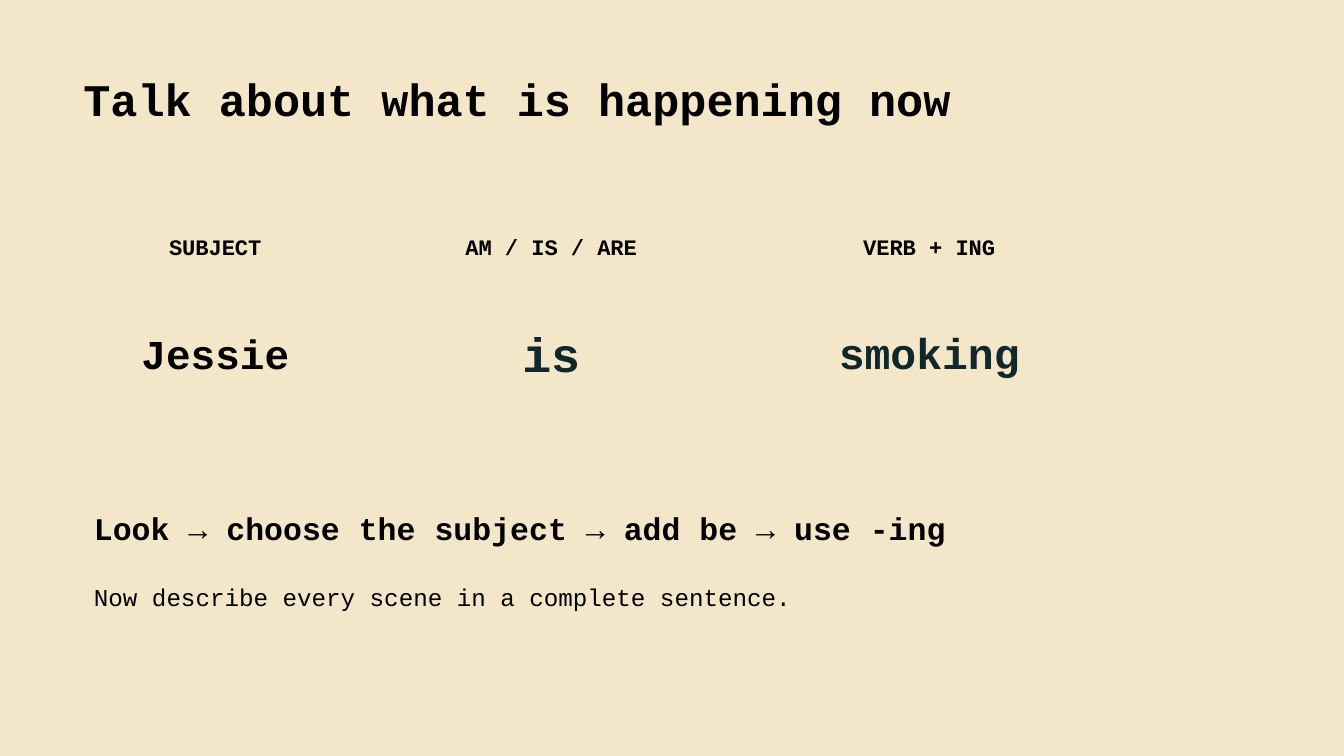
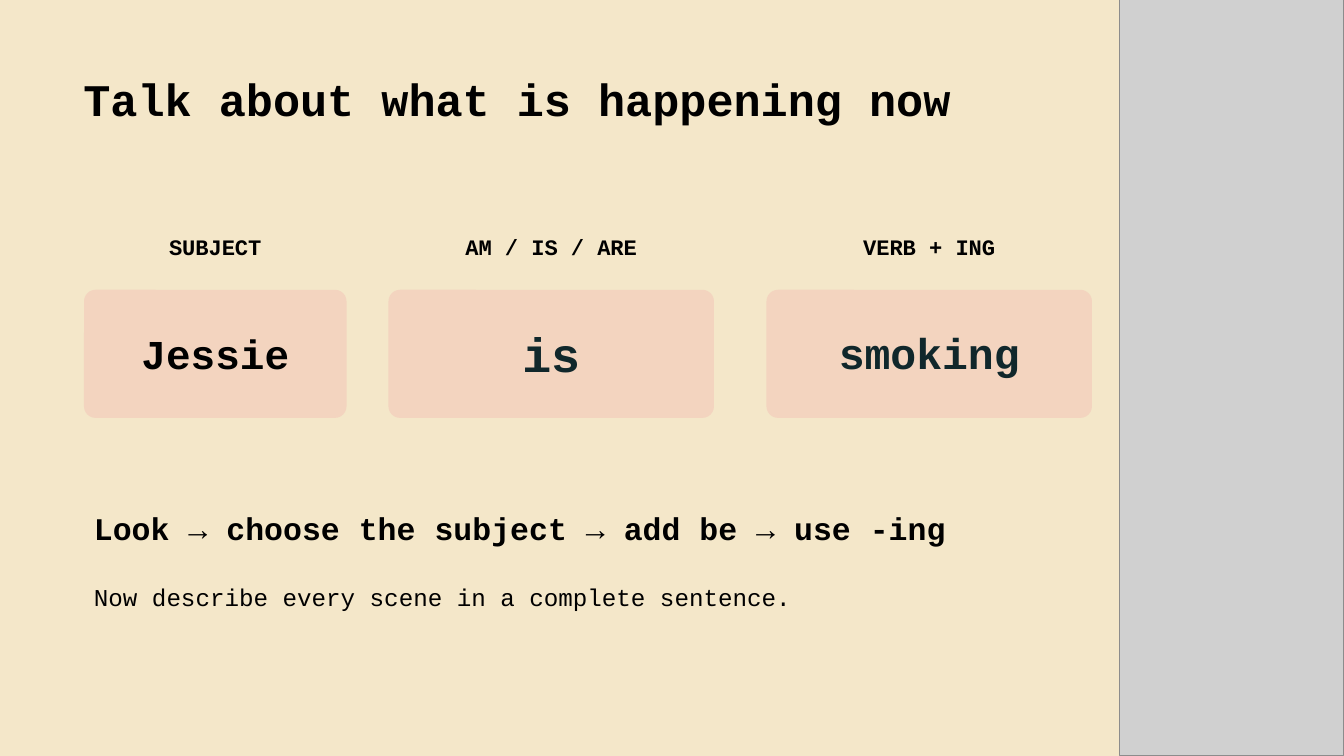
Before and after one commit to Inneski/forbes-english, a slide deck: slide 2 of breaking-bad-present-continuous.pptx. Drawn at 1344x756 pixels with LibreOffice and Linux fonts; fonts in the diff are those of the drawing; grey boxes stand for pictures. Boxes give left, top, right and bottom in pixels: in the first picture for what was removed or moved away, otherwise in the second. Text is boxed around its words. In the diff, an @@ line names an element or a change of style, - is before the commit and + after.

Commit message:
Source pptx: subtler pink, slide 2 reworked

```diff
--- a/breaking-bad-present-continuous.pptx
+++ b/breaking-bad-present-continuous.pptx
@@ picture added at box(1120, 0, 1344, 756) @@
@@ rounded rectangle added at box(84, 290, 346, 418), fill #F2738C at 16% opacity @@
@@ rounded rectangle added at box(388, 290, 714, 418), fill #F2738C at 16% opacity @@
@@ rounded rectangle added at box(766, 290, 1092, 418), fill #F2738C at 16% opacity @@
```
Also in this commit, not shown: 4 other slides changed.
